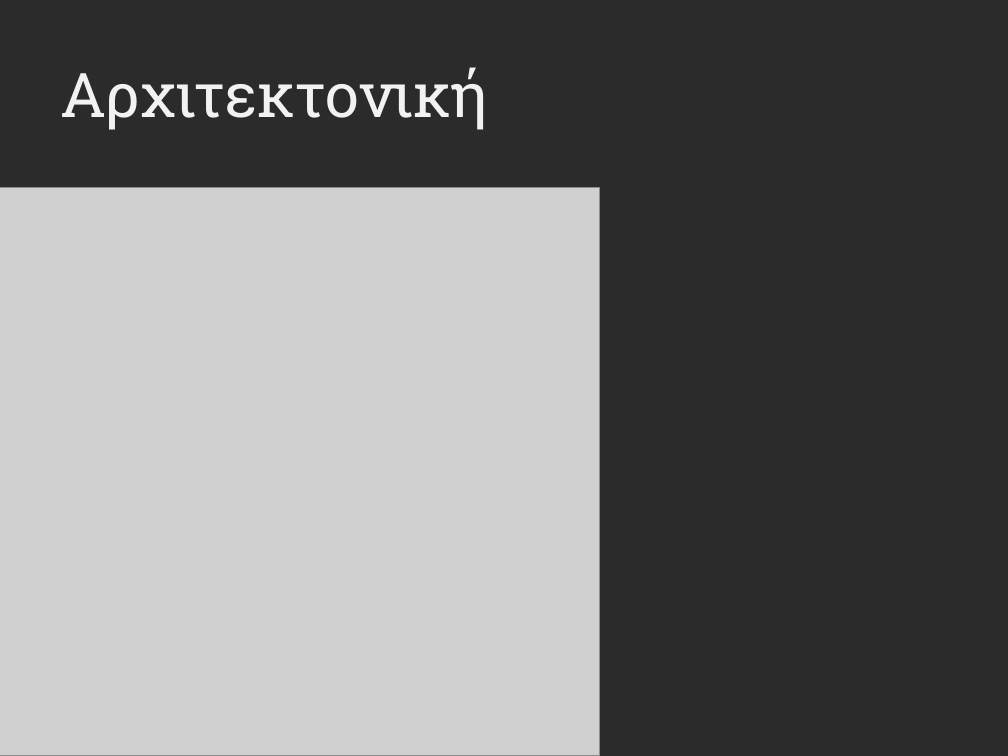
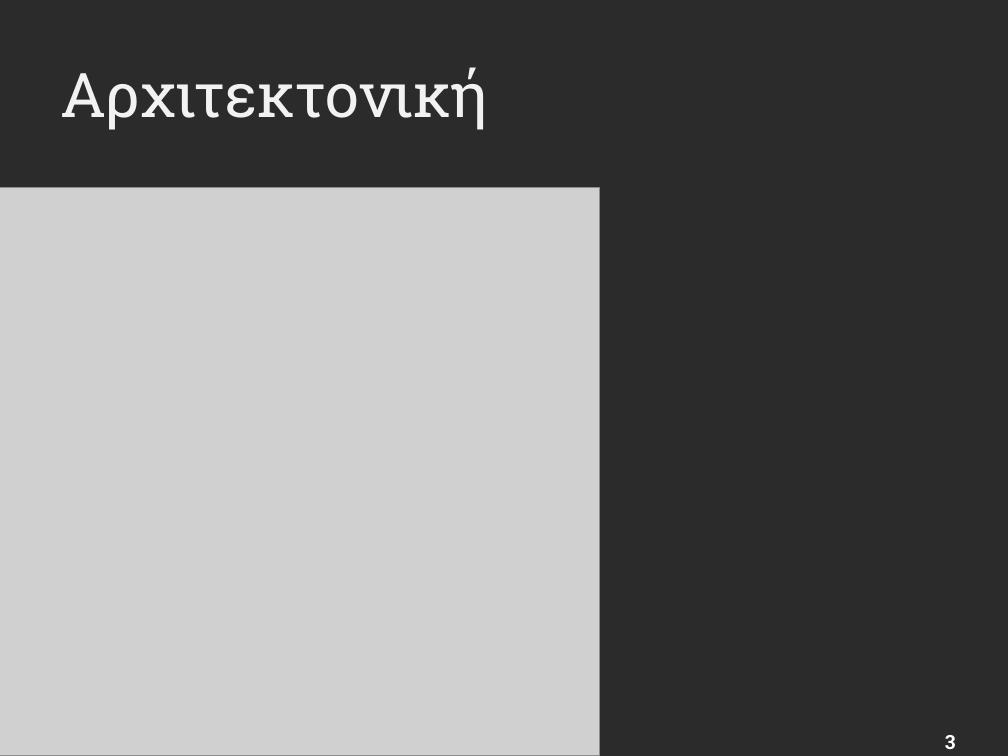
Before and after one commit to terminal0gr/WebApriori, a slide deck: slide 3 of Παραδοτέο/M102.pptx. Drawn at 1008x756 pixels with LibreOffice and Linux fonts; fonts in the diff are those of the drawing; grey boxes stand for pictures; background and template pictures are left out; a plain dark background stands for a picture behind light text. Boxes give left, top, right and bottom in pixels: in the first picture for what was removed or moved away, otherwise in the second. Text is boxed around its words. In the diff, an @@ line names an element or a change of style, - is before the commit and + after.

```diff
--- a/Παραδοτέο/M102.pptx
+++ b/Παραδοτέο/M102.pptx
@@ page number added at [945, 735, 956, 749], 14 pt, text #FFFFFF, bold @@
+3
```
Also in this commit, not shown: 28 other slides changed, 1 slide added.
